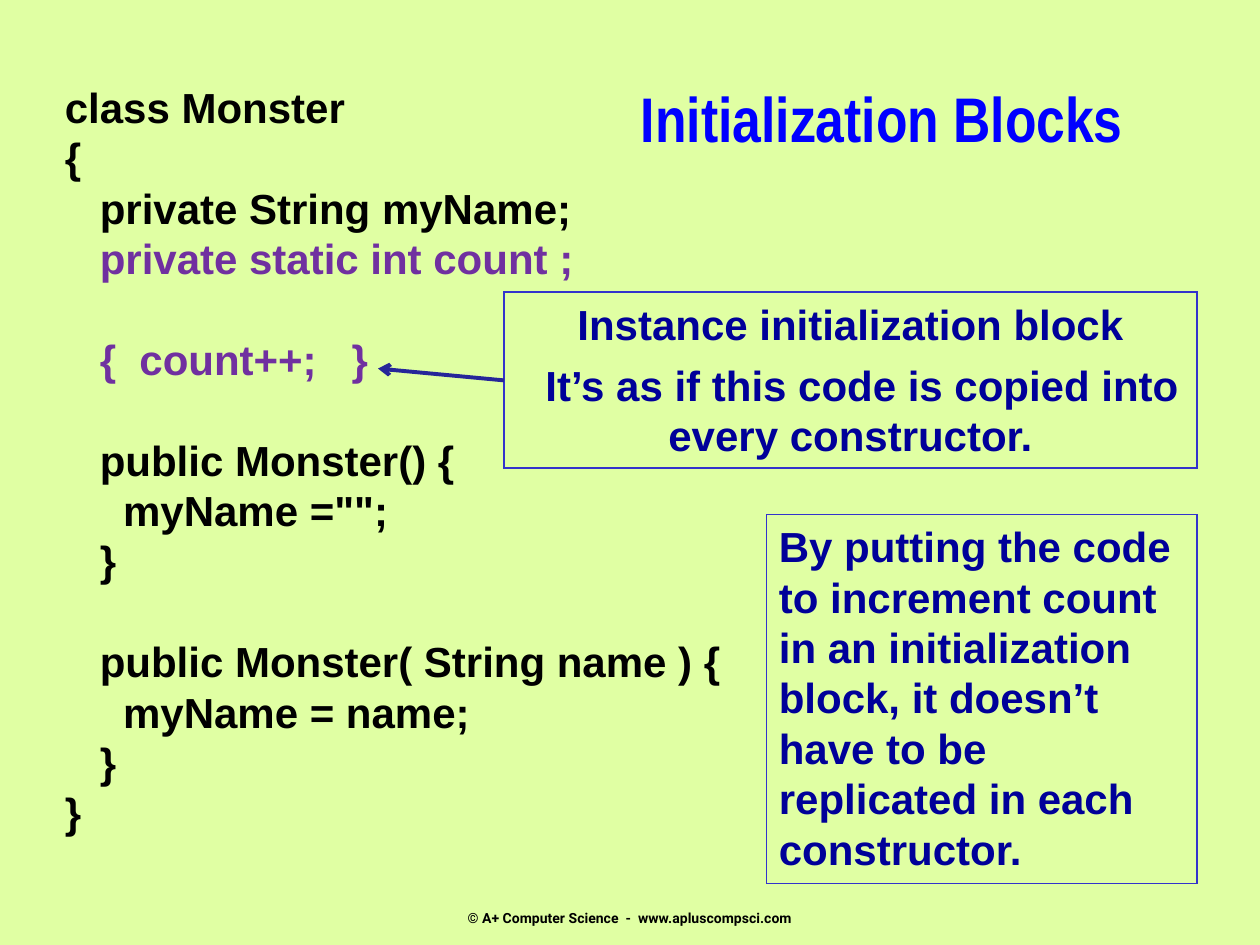
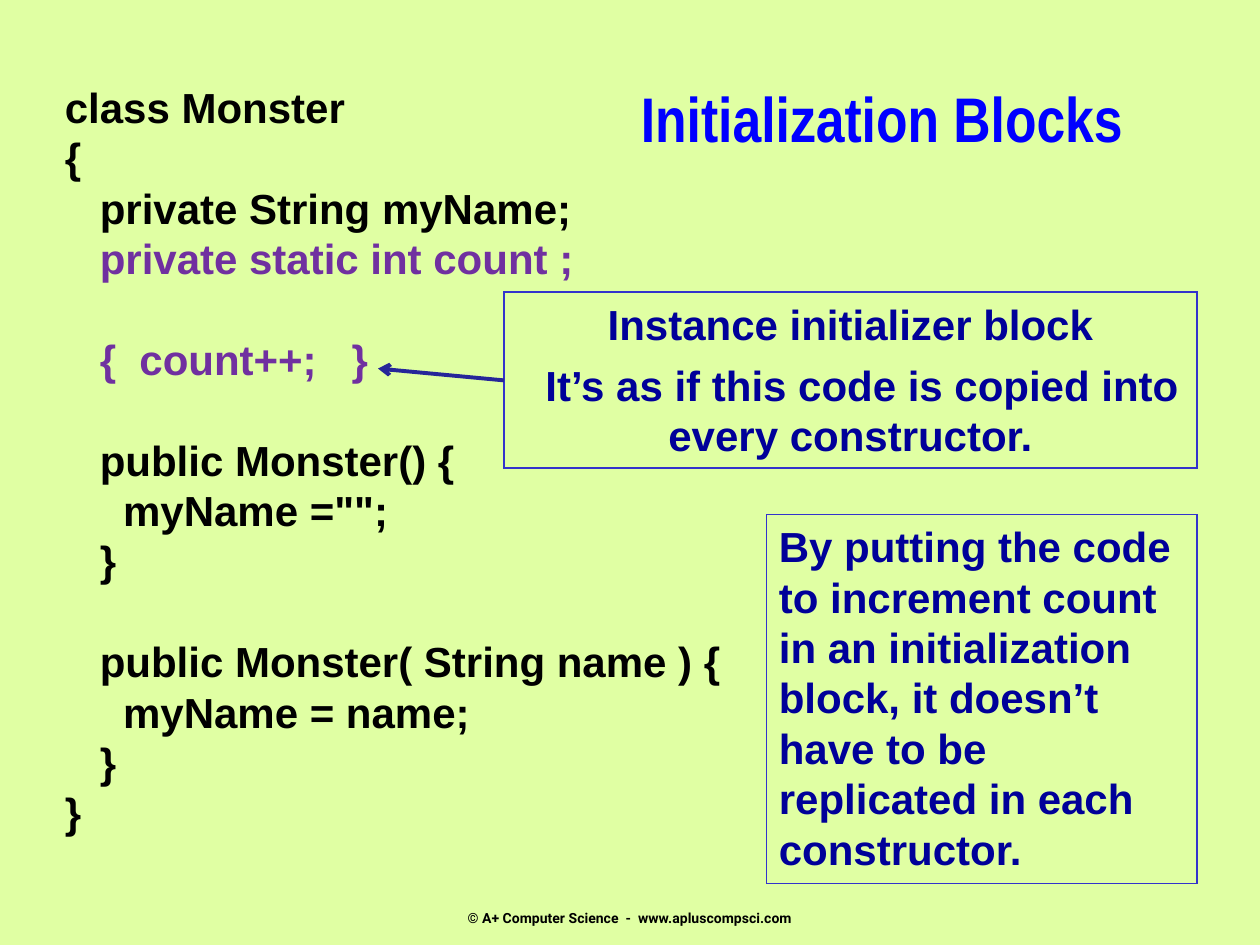
Before and after one commit to Cy-FairCS/cs3, a slide deck: slide 5 of u04b_abstractClasses/notes/_abstract_classes - Day 2.pptx. Drawn at 1260x945 pixels with LibreOffice and Linux fonts; fonts in the diff are those of the drawing. Boxes give left, top, right and bottom in pixels: in the first picture for what was removed or moved away, otherwise in the second. Text is boxed around its words. In the diff, an @@ line names an element or a change of style, - is before the commit and + after.

```diff
--- a/u04b_abstractClasses/notes/_abstract_classes - Day 2.pptx
+++ b/u04b_abstractClasses/notes/_abstract_classes - Day 2.pptx
@@ text in rectangle at (608, 309, 1093, 341): text changed @@
-Instance initialization block
+Instance initializer block
```
Also in this commit, not shown: 8 other slides changed, 1 slide removed.
